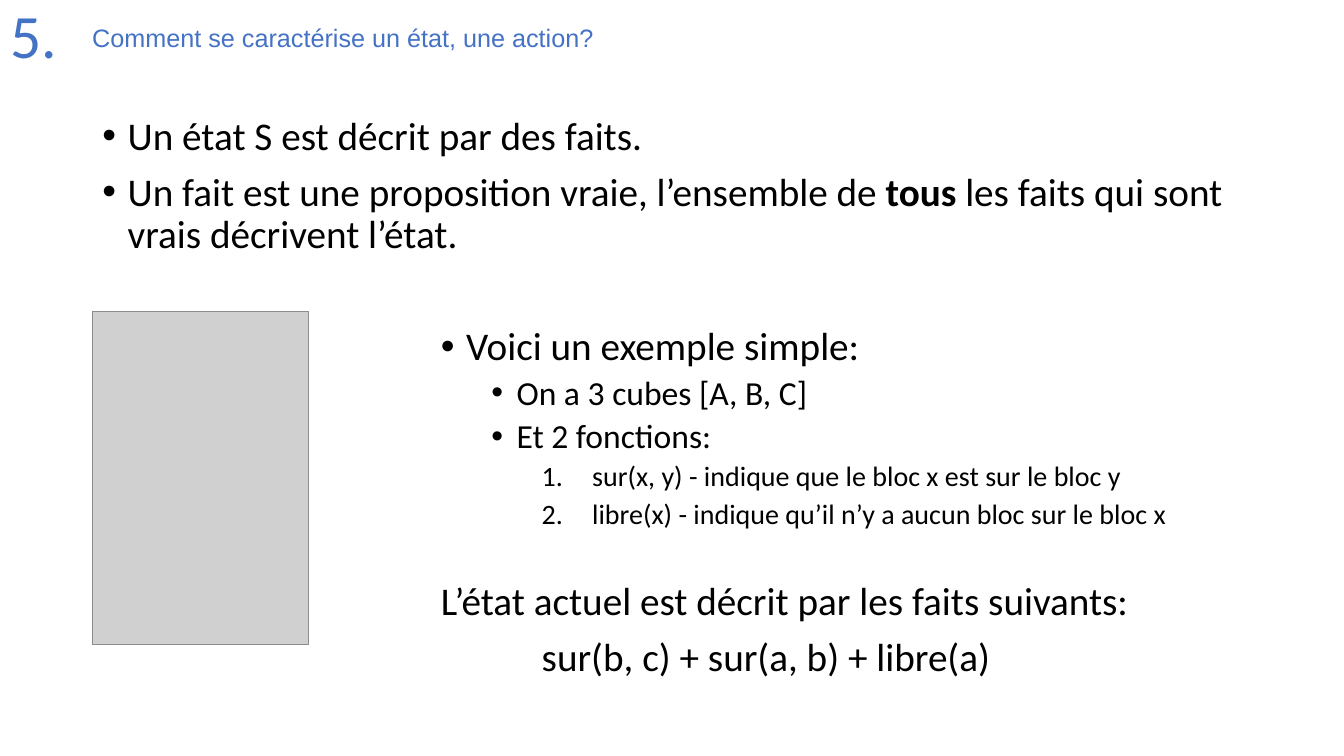
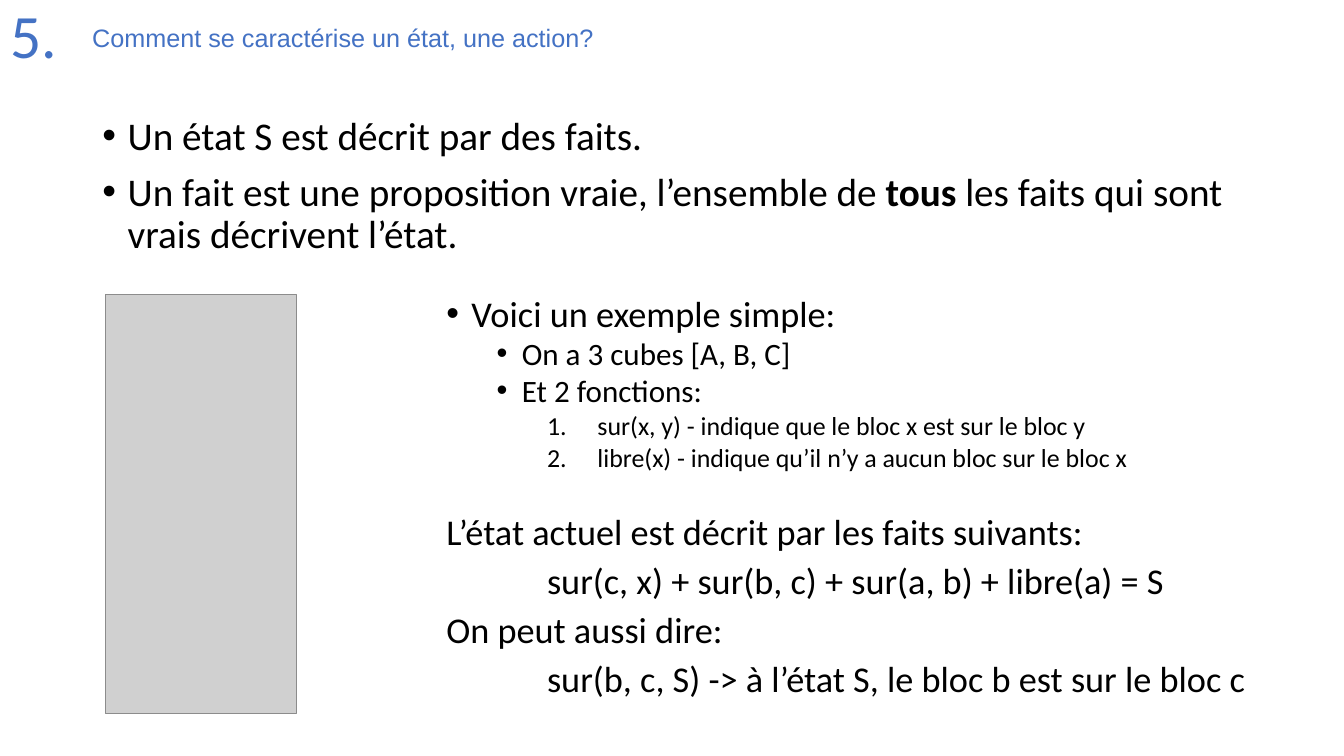
Before and after one commit to Joao-Quinta/Uni3eme, a slide deck: slide 15 of intelligenceArtificielle/Intelligence_artificielle_exam.pptx. Drawn at 1344x756 pixels with LibreOffice and Linux fonts; fonts in the diff are those of the drawing; grey boxes stand for pictures. Boxes give left, top, right and bottom in pixels: in the first picture for what was removed or moved away, otherwise in the second. Text is boxed around its words. In the diff, an @@ line names an element or a change of style, - is before the commit and + after.

```diff
--- a/intelligenceArtificielle/Intelligence_artificielle_exam.pptx
+++ b/intelligenceArtificielle/Intelligence_artificielle_exam.pptx
@@ picture: place and size @@
-picture at (93,312,310,645)
+picture at (106,295,296,714)
@@ text "Voici un exemple simple:": place and size @@
-text "Voici un exemple simple:" at (441,332,1166,677)
+text "Voici un exemple simple:" at (446,301,1245,697)
@@ text at (446,301,1127,551): size 28 to 25.9 pt in "Voici un exemple simple:", "L’état actuel est décrit par les faits ..."; size 24 to 22.2 pt in "On a 3 cubes [A, B, C]", "Et 2 fonctions:"; size 20 to 18.5 pt in "sur(x, y) - indique que le bloc ...", "libre(x) - indique qu’il n’y a aucun ..."; line spacing 0.9 to 0.8 @@
@@ text at (446,567,1245,697): text changed; size 28 to 25.9 pt @@
-sur(b, c) + sur(a, b) + libre(a)
+sur(c, x) + sur(b, c) + sur(a, b) + libre(a) = S
+On peut aussi dire:
+sur(b, c, S) -> à l’état S, le bloc b est sur le bloc c
```
Also in this commit, not shown: 3 other slides changed, 9 slides added.
